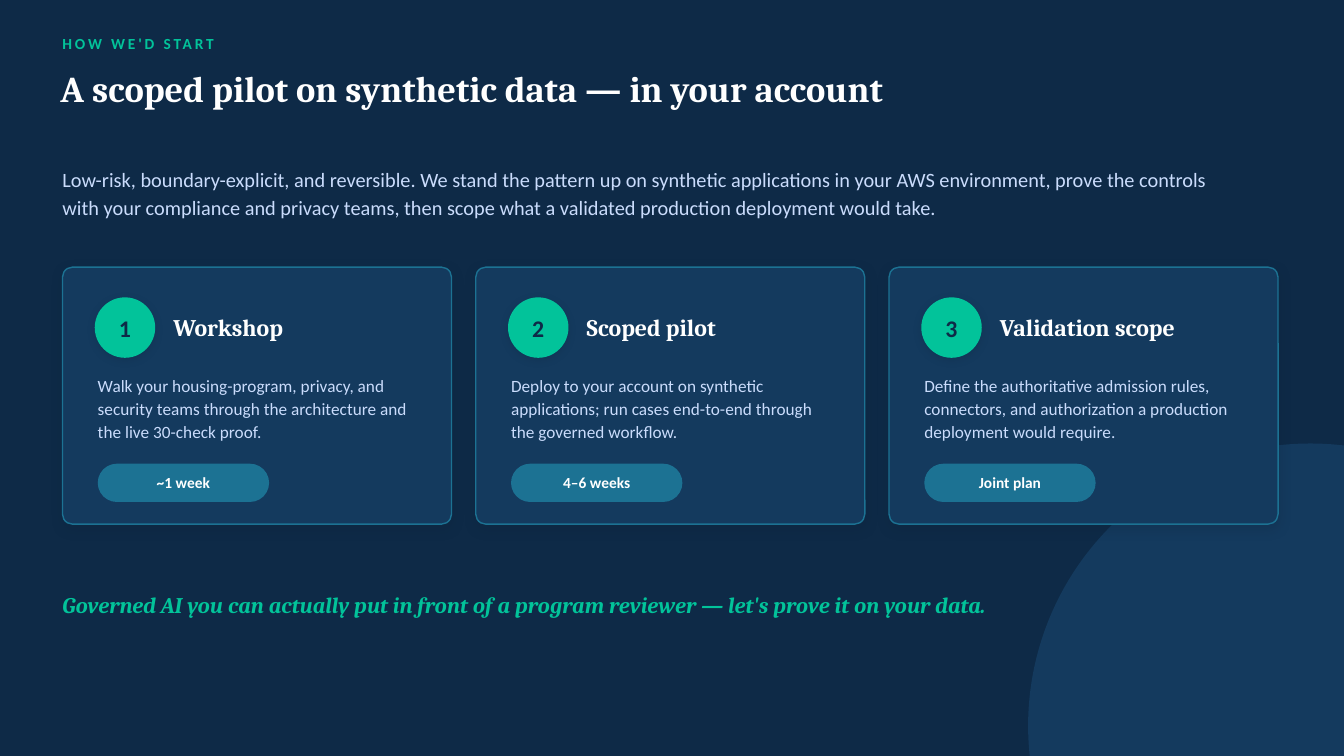
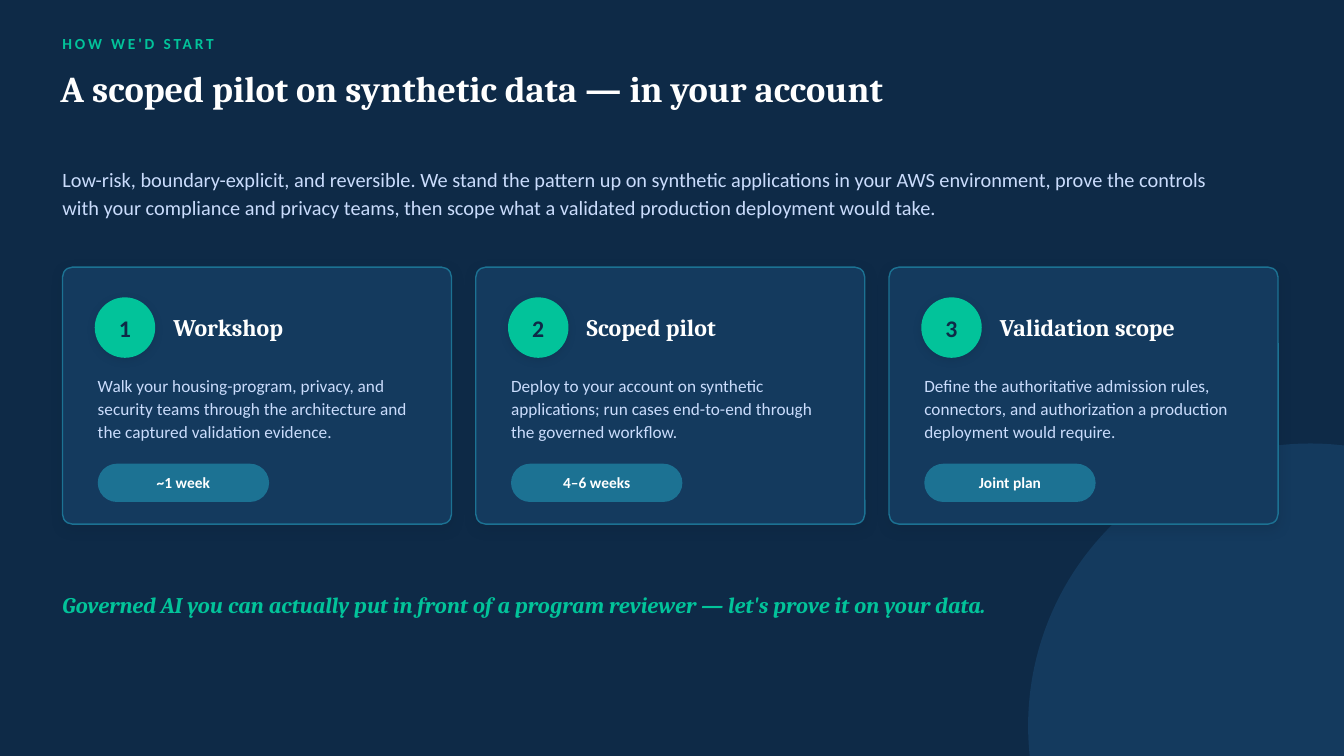
Before and after one commit to virtualryder/Housing_eligibility_agent, a slide deck: slide 10 of docs/Housing-AgentCore-Customer.pptx. Drawn at 1344x756 pixels with LibreOffice and Linux fonts; fonts in the diff are those of the drawing. Boxes give left, top, right and bottom in pixels: in the first picture for what was removed or moved away, otherwise in the second. Text is boxed around its words. In the diff, an @@ line names an element or a change of style, - is before the commit and + after.

Commit message:
Docs + GTM refresh to GA-4-complete state; VALIDATED_RELEASE for v0.9.1-pilot-rc2
- README: 117 tests; new 'Validated evidence' section (live happy path, IaC gateway ENFORCE, fail-closed proofs, 8 live findings fixed)
- VALIDATED_RELEASE.md: rc2 release block + GA-4 clean-account validation table
- PRODUCTION-PLAN: A8 formal release DONE
- GTM: customer + leadership deck proof slides rebuilt on captured evidence; regulatory doc evidence rows updated; Depth-Evidence points to production validation evidence; decks/docx regenerated from generators

```diff
--- a/docs/Housing-AgentCore-Customer.pptx
+++ b/docs/Housing-AgentCore-Customer.pptx
@@ text at bbox=[98, 380, 406, 441]: text changed @@
-Walk your housing-program, privacy, and security teams through the architecture and the live 30-check proof.
+Walk your housing-program, privacy, and security teams through the architecture and the captured validation evidence.
```
Also in this commit, not shown: 1 other slide changed, 10 other files.
